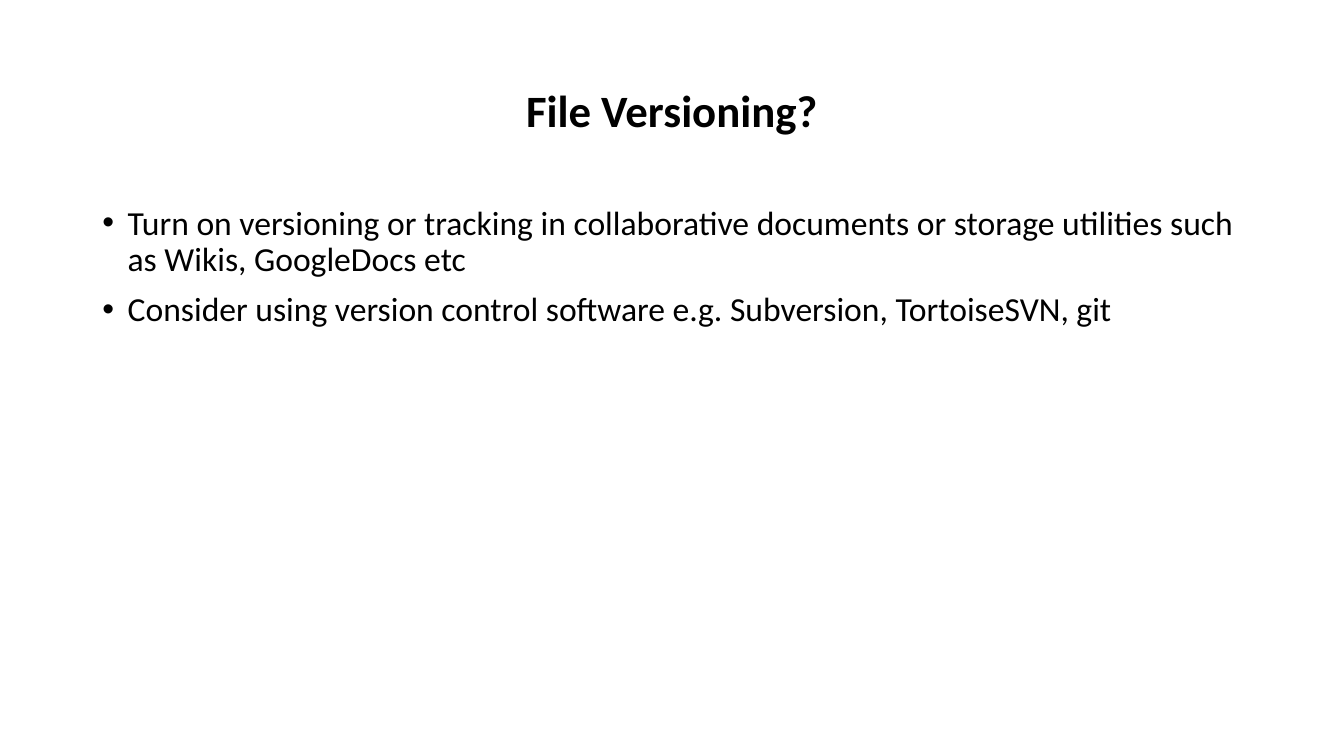
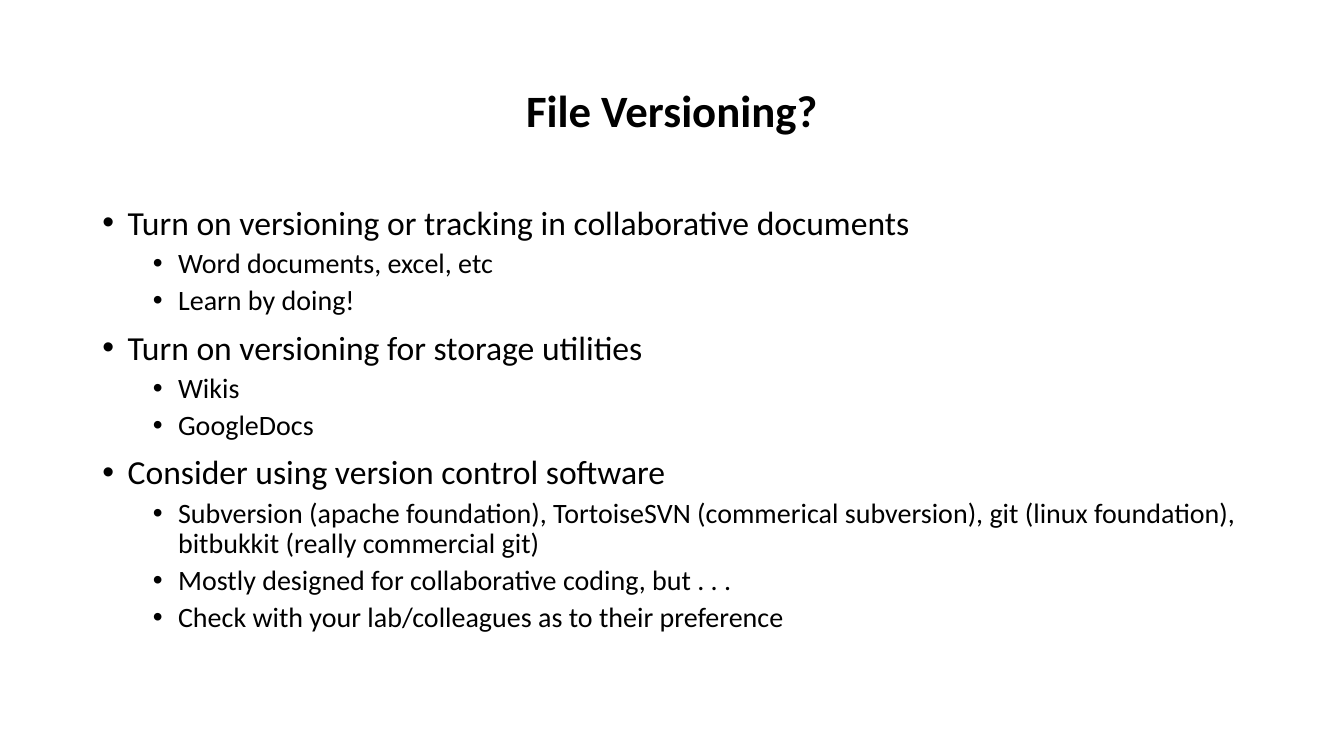
Before and after one commit to tibbben/teaching.data.literacy, a slide deck: slide 29 of UM_DataManagementClass/Lessons/04/04_FirstMeeting.pptx. Drawn at 1344x756 pixels with LibreOffice and Linux fonts; fonts in the diff are those of the drawing. Boxes give left, top, right and bottom in pixels: in the first picture for what was removed or moved away, otherwise in the second. Text is boxed around its words. In the diff, an @@ line names an element or a change of style, - is before the commit and + after.

```diff
--- a/UM_DataManagementClass/Lessons/04/04_FirstMeeting.pptx
+++ b/UM_DataManagementClass/Lessons/04/04_FirstMeeting.pptx
@@ text at (128,211,1235,632): text changed; size 24 to 20 pt @@
-• Turn on versioning or tracking in collaborative documents or storage utilities such as Wikis, GoogleDocs etc
-• Consider using version control software e.g. Subversion, TortoiseSVN, git
+• Turn on versioning or tracking in collaborative documents
+  • Word documents, excel, etc
+  • Learn by doing!
+• Turn on versioning for storage utilities
+  • Wikis
+  • GoogleDocs
+• Consider using version control software
+  • Subversion (apache foundation), TortoiseSVN (commerical subversion), git (linux foundation), bitbukkit (really commercial git)
+  • Mostly designed for collaborative coding, but . . .
+  • Check with your lab/colleagues as to their preference
```
Also in this commit, not shown: 8 other slides changed, 1 slide removed, 1 other file.
